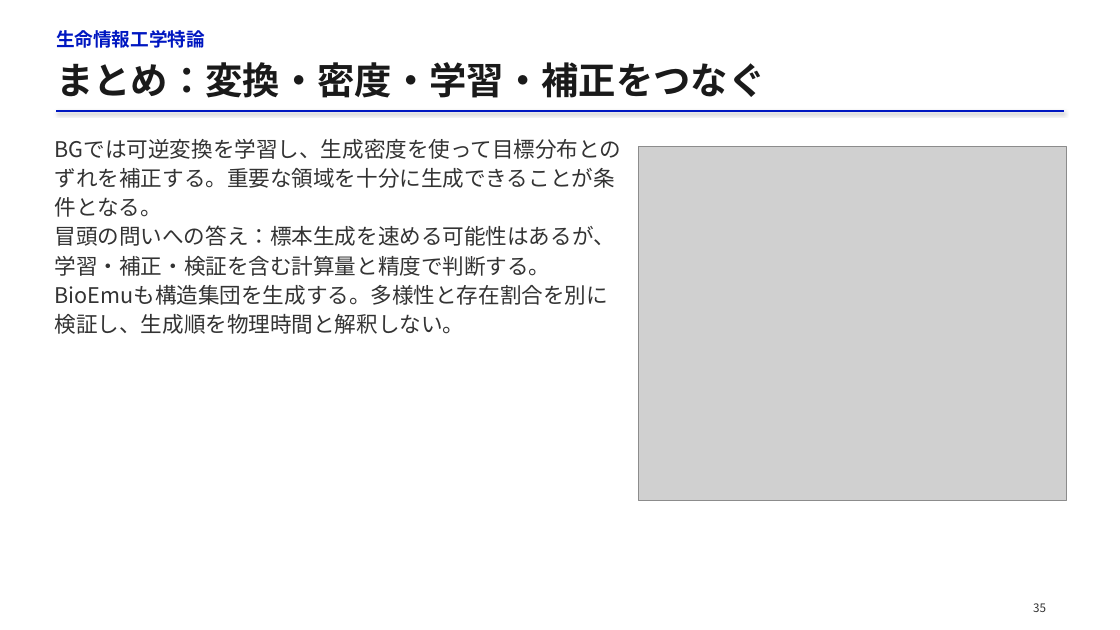
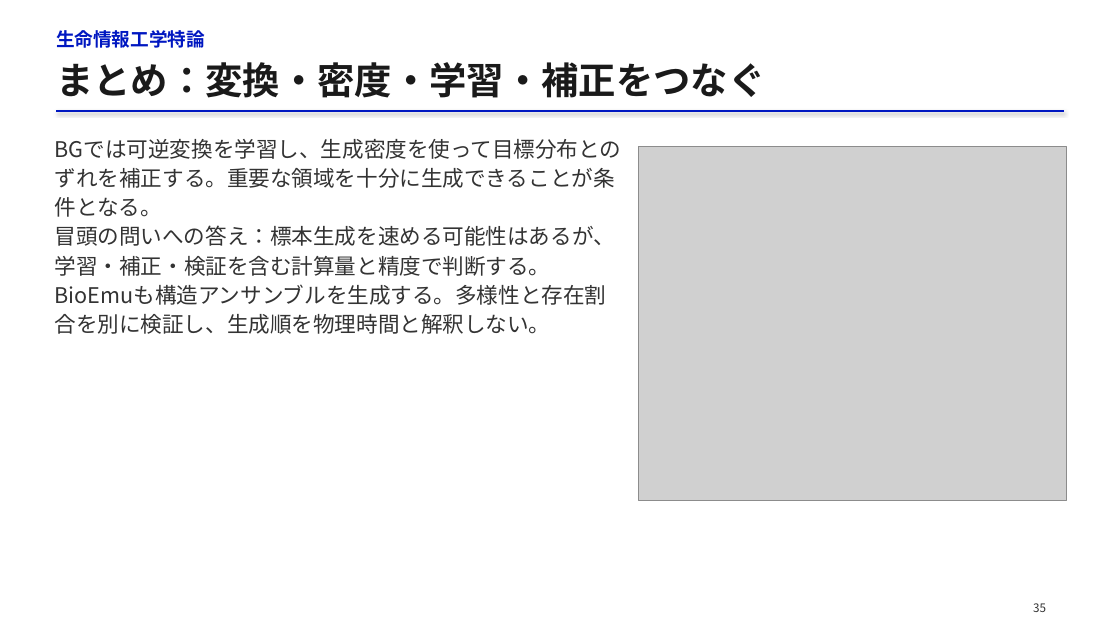
Before and after one commit to matsunagalab/lecture_bioinfo, a slide deck: slide 35 of 13_構造集団を生成するAI/13_構造集団を生成するAI.pptx. Drawn at 1120x630 pixels with LibreOffice and Linux fonts; fonts in the diff are those of the drawing; grey boxes stand for pictures. Boxes give left, top, right and bottom in pixels: in the first picture for what was removed or moved away, otherwise in the second. Text is boxed around its words. In the diff, an @@ line names an element or a change of style, - is before the commit and + after.

```diff
--- a/13_構造集団を生成するAI/13_構造集団を生成するAI.pptx
+++ b/13_構造集団を生成するAI/13_構造集団を生成するAI.pptx
@@ text at [55, 284, 607, 334]: text changed @@
-BioEmuも構造集団を生成する。多様性と存在割合を別に検証し、生成順を物理時間と解釈しない。
+BioEmuも構造アンサンブルを生成する。多様性と存在割合を別に検証し、生成順を物理時間と解釈しない。
```
Also in this commit, not shown: 13 other slides changed, 27 other files.
